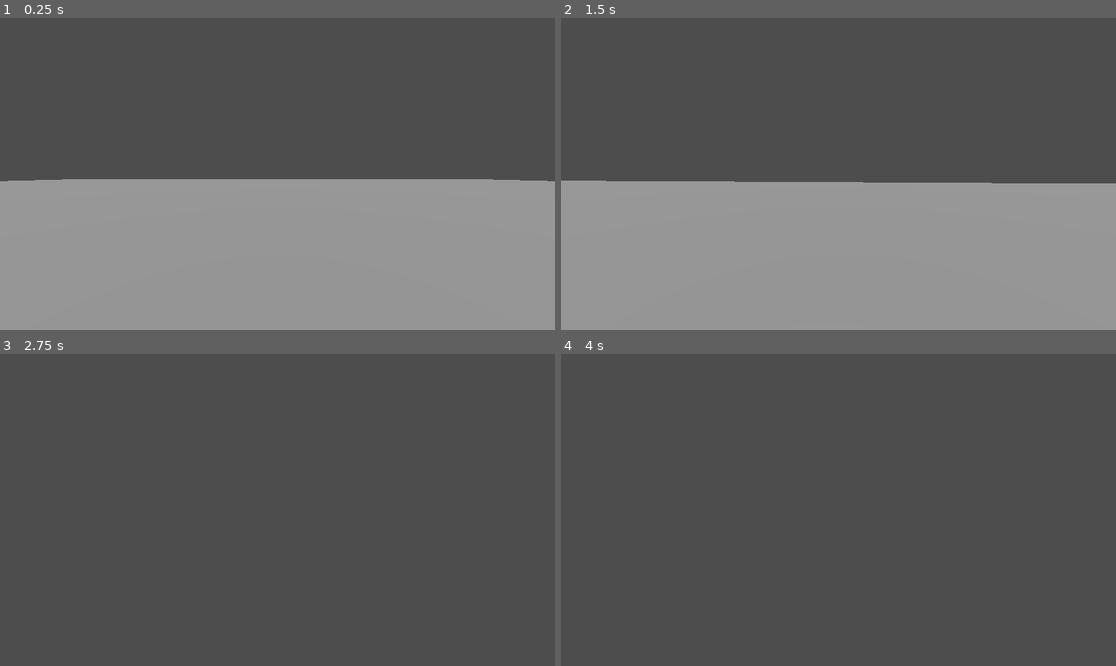
Above: before the commit, frames 1-4 (two rows, left to right).
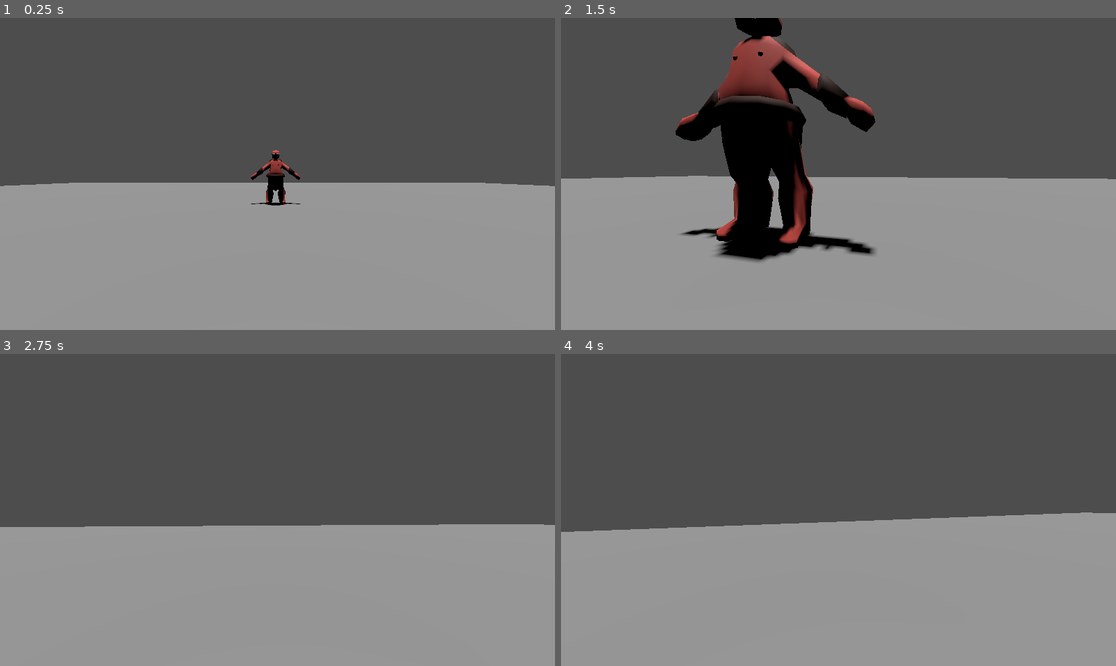
Above: after the commit, the same moments.

Repository: SpagettBro/stillwater-hotel
Game: Godot game, scene res://scenes/main_scene.tscn
Same seed, same stepped clock (60 frames per second), same inputs: the game is played once before the commit and once after it.
Inputs (mouse positions are in pixels of both pictures, inside the frame that each line leads up to):
- Up to frame 1 (0.25 s): no input
- Up to frame 2 (1.5 s): move the mouse to (866, 174) at 0.52 s; hold Shift (sprint, bound only after the commit) 0.53-1.28 s; hold W (move_forward) from 0.53 s (still down); move the mouse to (810, 174) at 1.27 s; tap Shift (sprint, bound only after the commit) at 1.35 s
- Up to frame 3 (2.75 s): keep holding W (move_forward); move the mouse to (288, 503) at 2.02 s; hold Shift (sprint, bound only after the commit) from 2.03 s (still down)
- Up to frame 4 (4 s): keep holding W (move_forward); move the mouse to (832, 516) at 2.77 s; release Shift (sprint, bound only after the commit) at 2.78 s; tap Shift (sprint, bound only after the commit) at 2.85 s; tap Enter at 3.5 s; move the mouse to (877, 513) at 3.52 s; hold Shift (sprint, bound only after the commit) from 3.53 s (still down)

The runs differ from the first frame. In frame 1, 1.7% of the frame differs, in the area x 0-100%, y 42-61%; in frame 2, 14%; in frame 3, 45%; in frame 4, 46%, in the area x 0-100%, y 50-100%.

Commit message:
updated player script to fix movement. also added camera movement and head bob.

Diff:
--- a/project.godot
+++ b/project.godot
@@ -47,7 +47,7 @@
 }
 crouch={
 "deadzone": 0.2,
-"events": [Object(InputEventKey,"resource_local_to_scene":fa …(146 unchanged characters)… se,"keycode":0,"physical_keycode":4194325,"key_label":0,"unicode":0,"location":1,"echo":false,"script":null)
+"events": [Object(InputEventKey,"resource_local_to_scene":fa …(146 unchanged characters)… se,"keycode":0,"physical_keycode":4194326,"key_label":0,"unicode":0,"location":1,"echo":false,"script":null)
 , Object(InputEventJoypadButton,"resource_local_to_scene":false,"resource_name":"","device":-1,"button_index":8,"pressure":0.0,"pressed":false,"script":null)
 ]
 }
@@ -58,15 +58,24 @@
 }
 look_right={
 "deadzone": 0.2,
-"events": []
+"events": [Object(InputEventJoypadMotion,"resource_local_to_scene":false,"resource_name":"","device":-1,"axis":2,"axis_value":1.0,"script":null)
+]
 }
 look_up={
 "deadzone": 0.2,
-"events": []
+"events": [Object(InputEventJoypadMotion,"resource_local_to_scene":false,"resource_name":"","device":-1,"axis":3,"axis_value":-1.0,"script":null)
+]
 }
 look_down={
 "deadzone": 0.2,
-"events": []
+"events": [Object(InputEventJoypadMotion,"resource_local_to_scene":false,"resource_name":"","device":-1,"axis":3,"axis_value":1.0,"script":null)
+]
+}
+sprint={
+"deadzone": 0.2,
+"events": [Object(InputEventKey,"resource_local_to_scene":false,"resource_name":"","device":-1,"window_id":0,"alt_pressed":false,"shift_pressed":false,"ctrl_pressed":false,"meta_pressed":false,"pressed":false,"keycode":0,"physical_keycode":4194325,"key_label":0,"unicode":0,"location":0,"echo":false,"script":null)
+, Object(InputEventJoypadButton,"resource_local_to_scene":false,"resource_name":"","device":-1,"button_index":7,"pressure":0.0,"pressed":false,"script":null)
+]
 }
 
 [physics]
--- a/scenes/camera_control.gd
+++ /dev/null
@@ -1,32 +0,0 @@
-extends Node3D
-
-@export var mouse_sensitivity := 0.002
-
-var camera_x_rotation := 0.0
-
-
-func _ready():
-	Input.set_mouse_mode(Input.MOUSE_MODE_CAPTURED)
-
-
-func _unhandled_input(event):
-	if event is InputEventMouseMotion:
-		# Rotate player left/right
-		rotate_y(-event.relative.x * mouse_sensitivity)
-
-		# Rotate camera up/down
-		camera_x_rotation -= event.relative.y * mouse_sensitivity
-		camera_x_rotation = clamp(camera_x_rotation, deg_to_rad(-90), deg_to_rad(90))
-		rotation.x = camera_x_rotation
-
-func _process(delta):
-	var look_input = Input.get_vector("look_left", "look_right", "look_up", "look_down")
-
-	if look_input.length() > 0:
-		# Rotate player left/right
-		rotate_y(-look_input.x * mouse_sensitivity * 100 * delta)
-
-		# Rotate camera up/down
-		camera_x_rotation -= look_input.y * mouse_sensitivity * 100 * delta
-		camera_x_rotation = clamp(camera_x_rotation, deg_to_rad(-90), deg_to_rad(90))
-		rotation.x = camera_x_rotation
--- /dev/null
+++ b/scenes/keeper.gd
@@ -0,0 +1,22 @@
+extends CharacterBody3D
+
+@export var speed := 4.0
+@export var stop_distance := 1.5
+
+@onready var player = get_tree().get_root().get_node("Root/Player") as CharacterBody3D
+
+func _physics_process(delta):
+	if not player:
+		return
+
+	var direction = (player.global_transform.origin - global_transform.origin)
+	var distance = direction.length()
+
+	if distance > stop_distance:
+		direction = direction.normalized()
+		velocity = direction * speed
+	else:
+		velocity = Vector3.ZERO
+
+	# Move the enemy
+	move_and_slide()
--- /dev/null
+++ b/scenes/keeper.tscn
@@ -0,0 +1,16 @@
+[gd_scene format=3 uid="uid://dwwwuawmj04jh"]
+
+[ext_resource type="Script" uid="uid://bjpe0uj0jkbw3" path="res://scenes/keeper.gd" id="1_6b2k5"]
+[ext_resource type="PackedScene" uid="uid://dy2qeoi8jc1go" path="res://assets/3d-models/Ogre.glb" id="1_nogqu"]
+
+[sub_resource type="CapsuleShape3D" id="CapsuleShape3D_6b2k5"]
+
+[node name="keeper" type="CharacterBody3D" unique_id=1854623759]
+script = ExtResource("1_6b2k5")
+
+[node name="CollisionShape3D" type="CollisionShape3D" parent="." unique_id=526128640]
+transform = Transform3D(1, 0, 0, 0, 1, 0, 0, 0, 1, 0, 1.0893273, 0)
+shape = SubResource("CapsuleShape3D_6b2k5")
+
+[node name="Ogre" parent="." unique_id=882893132 instance=ExtResource("1_nogqu")]
+transform = Transform3D(0.65, 0, 0, 0, 0.65, 0, 0, 0, 0.65, 0, 1.5614517, 0)
--- a/scenes/main_scene.tscn
+++ b/scenes/main_scene.tscn
@@ -1,6 +1,7 @@
 [gd_scene format=3 uid="uid://dqwvwmufecwwo"]
 
 [ext_resource type="PackedScene" uid="uid://ce6hkkvc685tb" path="res://scenes/player.tscn" id="1_w2twt"]
+[ext_resource type="PackedScene" uid="uid://dwwwuawmj04jh" path="res://scenes/keeper.tscn" id="3_7ykc4"]
 
 [sub_resource type="BoxShape3D" id="BoxShape3D_und3l"]
 size = Vector3(60, 2, 60)
@@ -24,3 +25,6 @@
 shadow_enabled = true
 
 [node name="player" parent="." unique_id=1556460835 instance=ExtResource("1_w2twt")]
+
+[node name="keeper" parent="." unique_id=1854623759 instance=ExtResource("3_7ykc4")]
+transform = Transform3D(1, 0, 0, 0, 1, 0, 0, 0, 1, 0, 0, -8.475777)
--- a/scenes/player.gd
+++ b/scenes/player.gd
@@ -1,38 +1,81 @@
 extends CharacterBody3D
 
-# How fast the player moves in meters per second.
-@export var speed = 14
-# The downward acceleration when in the air, in meters per second squared.
-@export var fall_acceleration = 75
+var speed
+const WALK_SPEED = 5.0
+const SPRINT_SPEED = 8.0
+const JUMP_VELOCITY = 4.8
+const SENSITIVITY = 0.004
 
-var target_velocity = Vector3.ZERO
+#bob variables
+const BOB_FREQ = 2.4
+const BOB_AMP = 0.08
+var t_bob = 0.0
+
+#fov variables
+const BASE_FOV = 75.0
+const FOV_CHANGE = 1.5
+
+# Get the gravity from the project settings to be synced with RigidBody nodes.
+var gravity = 9.8
+
+@onready var head = $CameraPivot
+@onready var camera = $CameraPivot/Camera3D
+
+
+func _ready():
+	Input.set_mouse_mode(Input.MOUSE_MODE_CAPTURED)
+
+
+func _unhandled_input(event):
+	if event is InputEventMouseMotion:
+		head.rotate_y(-event.relative.x * SENSITIVITY)
+		camera.rotate_x(-event.relative.y * SENSITIVITY)
+		camera.rotation.x = clamp(camera.rotation.x, deg_to_rad(-40), deg_to_rad(60))
 
 
 func _physics_process(delta):
-	var direction = Vector3.ZERO
+	# Add the gravity.
+	if not is_on_floor():
+		velocity.y -= gravity * delta
 
-	if Input.is_action_pressed("move_right"):
-		direction.x += 1
-	if Input.is_action_pressed("move_left"):
-		direction.x -= 1
-	if Input.is_action_pressed("move_backwards"):
-		direction.z += 1
-	if Input.is_action_pressed("move_forward"):
-		direction.z -= 1
+	# Handle Jump.
+	if Input.is_action_just_pressed("jump") and is_on_floor():
+		velocity.y = JUMP_VELOCITY
 
-	if direction != Vector3.ZERO:
-		direction = direction.normalized()
-		# Setting the basis property will affect the rotation of the node.
-		$pivot.basis = Basis.looking_at(direction)
+	# Handle Sprint.
+	if Input.is_action_pressed("sprint"):
+		speed = SPRINT_SPEED
+	else:
+		speed = WALK_SPEED
 
-	# Ground Velocity
-	target_velocity.x = direction.x * speed
-	target_velocity.z = direction.z * speed
+	# Get the input direction and handle the movement/deceleration.
+	var input_dir = Input.get_vector("move_left", "move_right", "move_forward", "move_backwards")
+	var direction = (head.transform.basis * transform.basis * Vector3(input_dir.x, 0, input_dir.y)).normalized()
+	if is_on_floor():
+		if direction:
+			velocity.x = direction.x * speed
+			velocity.z = direction.z * speed
+		else:
+			velocity.x = lerp(velocity.x, direction.x * speed, delta * 7.0)
+			velocity.z = lerp(velocity.z, direction.z * speed, delta * 7.0)
+	else:
+		velocity.x = lerp(velocity.x, direction.x * speed, delta * 3.0)
+		velocity.z = lerp(velocity.z, direction.z * speed, delta * 3.0)
 
-	# Vertical Velocity
-	if not is_on_floor(): # If in the air, fall towards the floor. Literally gravity
-		target_velocity.y = target_velocity.y - (fall_acceleration * delta)
+	# Head bob
+	t_bob += delta * velocity.length() * float(is_on_floor())
+	camera.transform.origin = _headbob(t_bob)
 
-	# Moving the Character
-	velocity = target_velocity
+	# FOV
+	var velocity_clamped = clamp(velocity.length(), 0.5, SPRINT_SPEED * 2)
+	var target_fov = BASE_FOV + FOV_CHANGE * velocity_clamped
+	camera.fov = lerp(camera.fov, target_fov, delta * 8.0)
+
 	move_and_slide()
+
+
+func _headbob(time) -> Vector3:
+	var pos = Vector3.ZERO
+	pos.y = sin(time * BOB_FREQ) * BOB_AMP
+	pos.x = cos(time * BOB_FREQ / 2) * BOB_AMP
+	return pos
--- a/scenes/player.tscn
+++ b/scenes/player.tscn
@@ -1,6 +1,5 @@
 [gd_scene format=3 uid="uid://ce6hkkvc685tb"]
 
-[ext_resource type="Script" uid="uid://s1wyy51mgbnj" path="res://scenes/camera_control.gd" id="1_g2els"]
 [ext_resource type="Script" uid="uid://dnbwyejewvswd" path="res://scenes/player.gd" id="1_qhqgy"]
 [ext_resource type="PackedScene" uid="uid://chspmkajrjj23" path="res://assets/3d-models/no_head.glb" id="2_qhqgy"]
 
@@ -20,6 +19,5 @@
 
 [node name="CameraPivot" type="Marker3D" parent="." unique_id=1602164488]
 transform = Transform3D(1, 0, 0, 0, 1, 0, 0, 0, 1, 0, 1.626112, -0.11701147)
-script = ExtResource("1_g2els")
 
 [node name="Camera3D" type="Camera3D" parent="CameraPivot" unique_id=1372154845]
Not shown, removed: scenes/camera_control.gd.uid
Not shown, added: scenes/keeper.gd.uid
